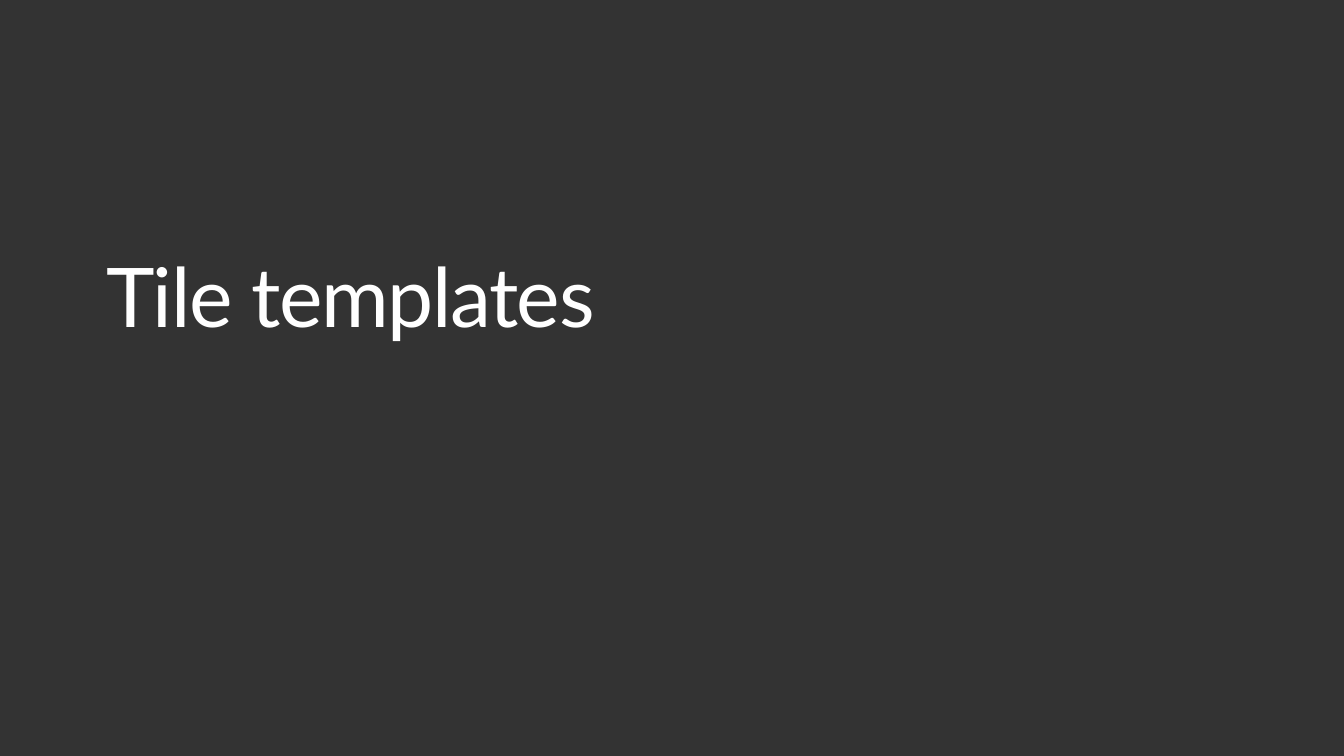
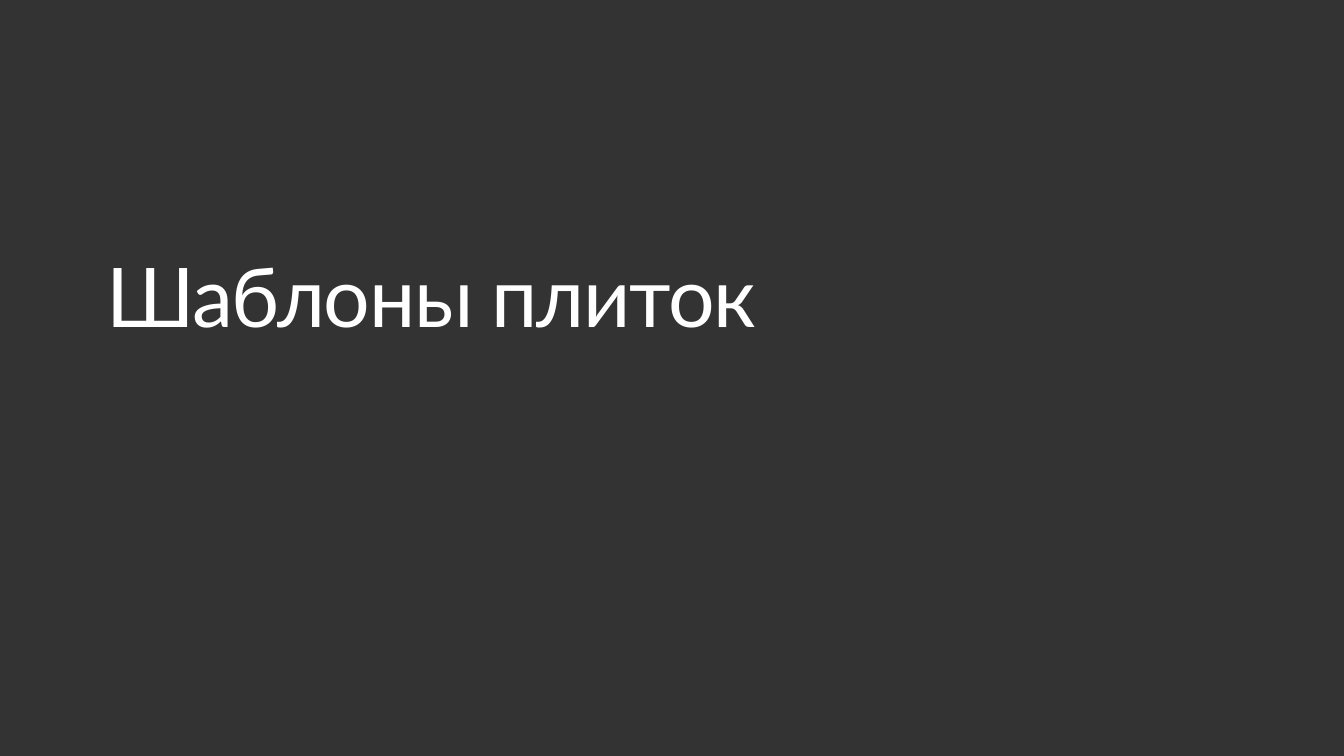
Before and after one commit to evangelism/WinDevWorkshop, a slide deck: slide 7 of !RU 03. Live Tiles and Notifications/03-Live Tiles and Notifications.pptx. Drawn at 1344x756 pixels with LibreOffice and Linux fonts; fonts in the diff are those of the drawing. Boxes give left, top, right and bottom in pixels: in the first picture for what was removed or moved away, otherwise in the second. Text is boxed around its words. In the diff, an @@ line names an element or a change of style, - is before the commit and + after.

```diff
--- a/!RU 03. Live Tiles and Notifications/03-Live Tiles and Notifications.pptx
+++ b/!RU 03. Live Tiles and Notifications/03-Live Tiles and Notifications.pptx
@@ title at <box>106,267,756,328</box>: text changed @@
-Tile templates
+Шаблоны плиток
```
Also in this commit, not shown: 10 other slides changed, 1 slide added, 1 slide removed.
